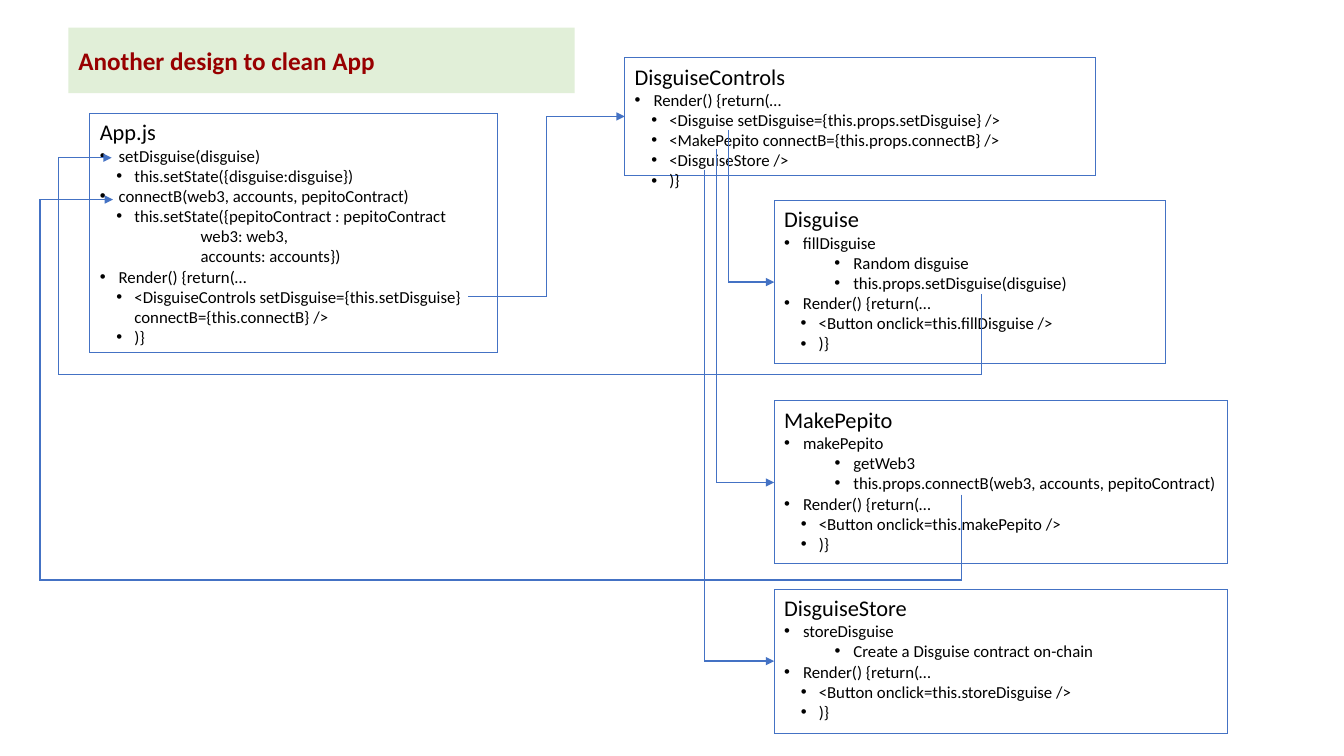
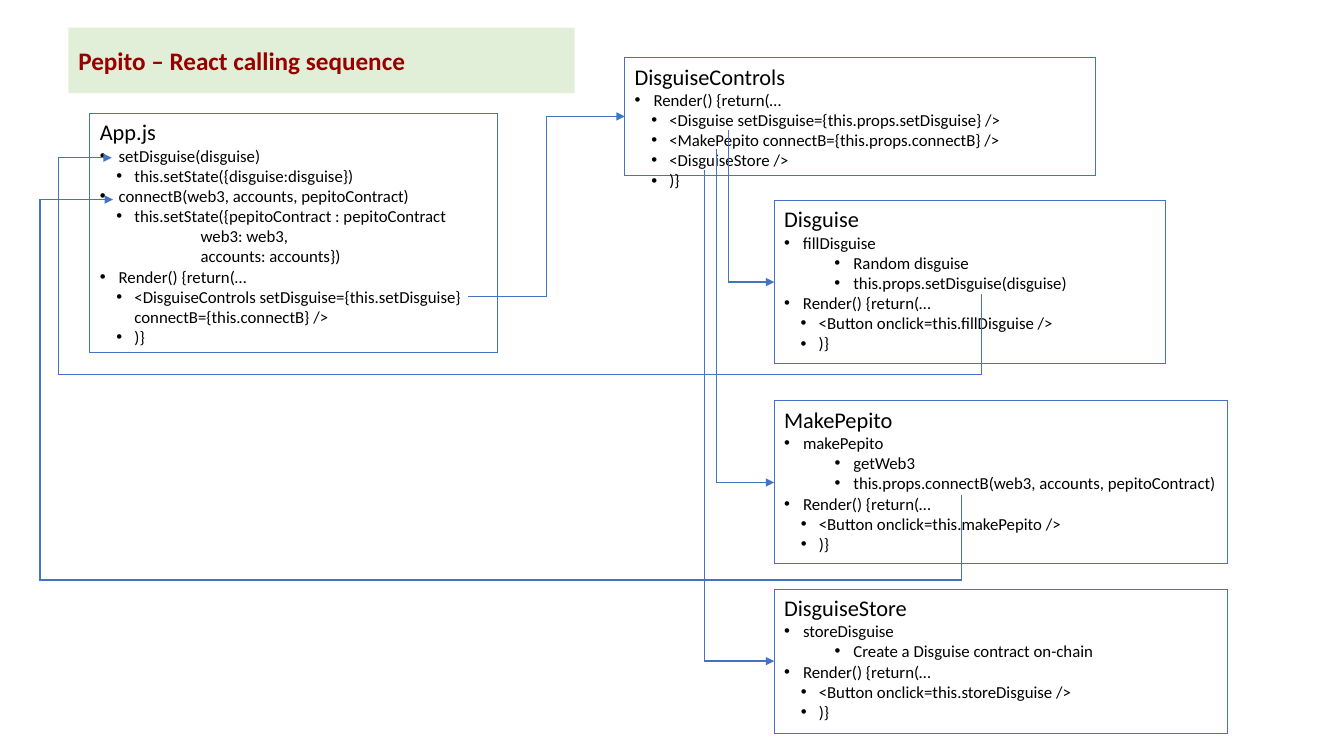
Before and after one commit to kvutien/Project-Machu-Picchu-2020, a slide deck: slide 4 of Pepito/Final Project Design.pptx (slide 11 before the commit). Drawn at 1344x756 pixels with LibreOffice and Linux fonts; fonts in the diff are those of the drawing. Boxes give left, top, right and bottom in pixels: in the first picture for what was removed or moved away, otherwise in the second. Text is boxed around its words. In the diff, an @@ line names an element or a change of style, - is before the commit and + after.

Commit message:
cleanup befoe merge the branch

```diff
--- a/Pepito/Final Project Design.pptx
+++ b/Pepito/Final Project Design.pptx
@@ text in rectangle at [78,52,405,75]: text changed @@
-Another design to clean App
+Pepito – React calling sequence
```
Also in this commit, not shown: 8 other slides changed, 3 other files.
